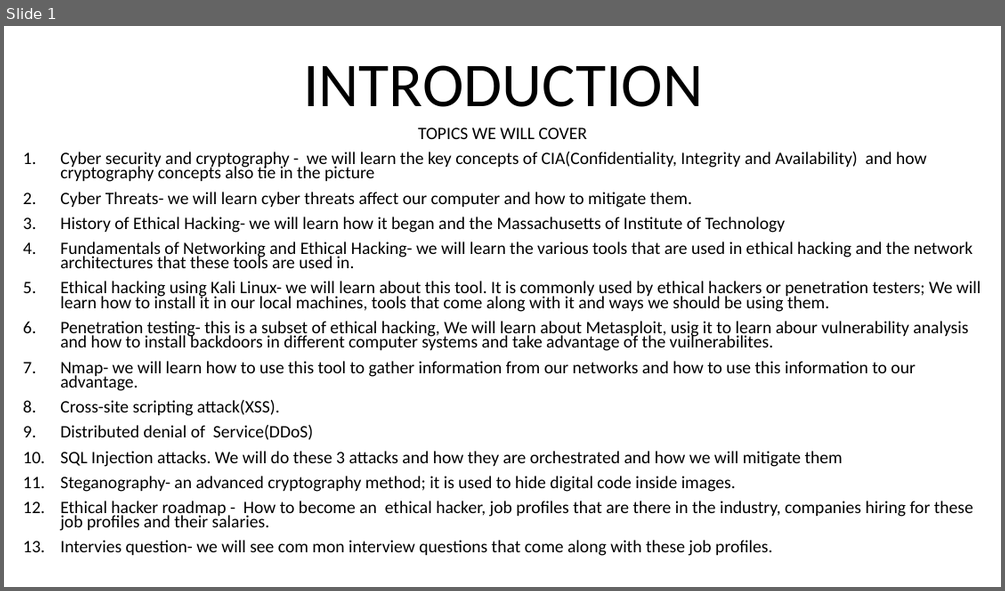
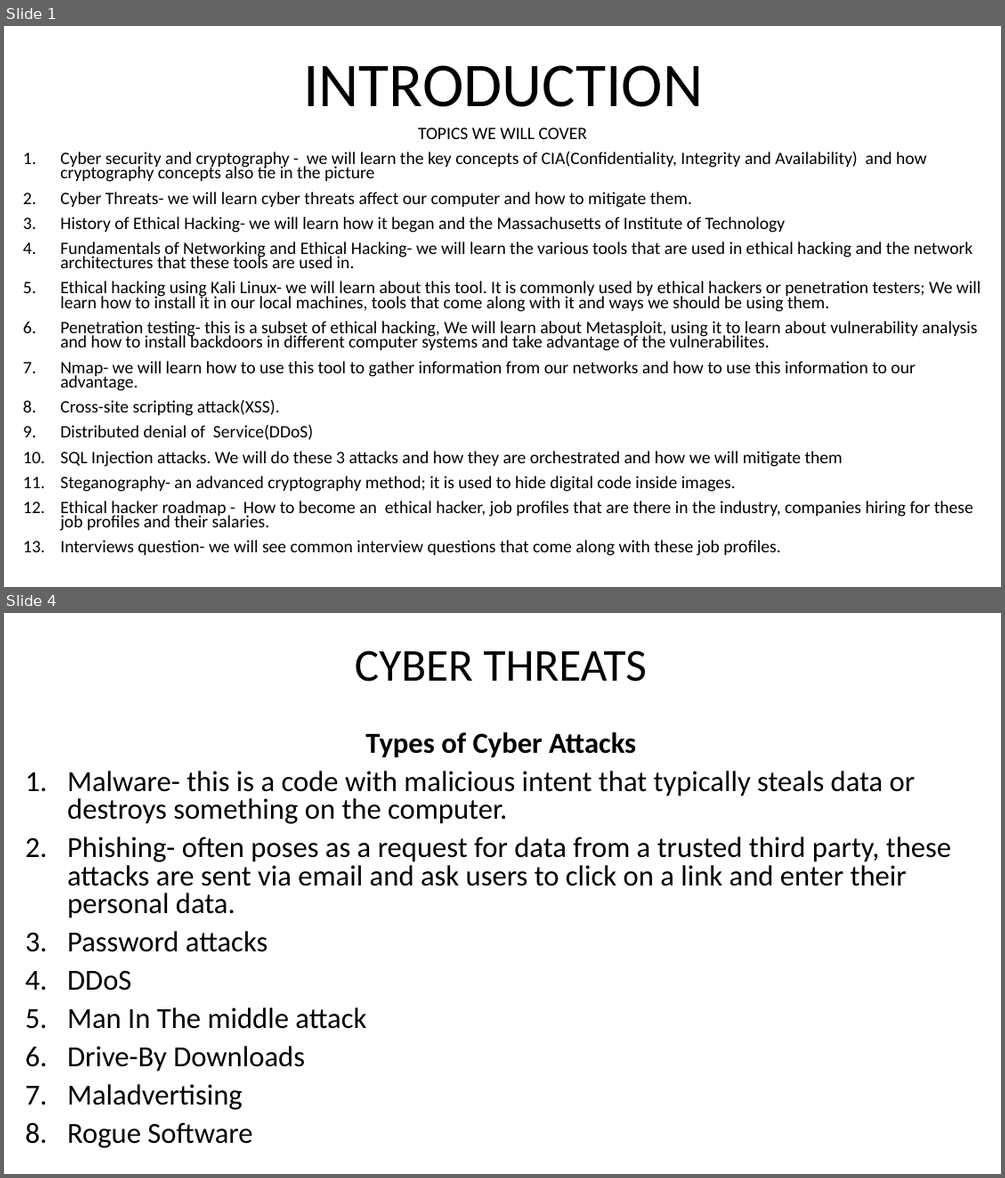
Before and after one commit to debrahnyatichi/Ethical-Hacking, a slide deck: Ethical Hacking notes.pptx. Shown one above the other, each under a label of ours: slide 1 before the commit, slides 1 and 4 after it; the slides between them are not shown. The pictures are 1005x591 and 1005x1178 pixels, drawn with LibreOffice and Linux fonts; fonts in the diff are those of the drawing. Boxes give left, top, right and bottom in pixels: in the first picture for what was removed or moved away, otherwise in the second. Text is boxed around its words. In the diff, an @@ line names an element or a change of style, - is before the commit and + after.

Commit message:
Basics of CyberSecurity

```diff
--- a/Ethical Hacking notes.pptx
+++ b/Ethical Hacking notes.pptx
@@ slide 4 added at box(4, 613, 1001, 1174), background #FFFFFF @@
@@ title added at box(355, 650, 647, 682), 44 pt, text #000000 @@
+CYBER THREATS
@@ text added at box(67, 732, 951, 1148), 28 pt, text #000000 @@
+Types of Cyber Attacks
+1. Malware- this is a code with malicious intent that typically steals data or destroys something on the computer.
+2. Phishing- often poses as a request for data from a trusted third party, these attacks are sent via email and ask users to click on a link and enter their personal data.
+3. Password attacks
+4. DDoS
+5. Man In The middle attack
+6. Drive-By Downloads
+7. Maladvertising
+8. Rogue Software
@@ slide 1 changed as well @@
@@ subtitle at box(60, 321, 977, 351): text changed @@
-6. Penetration testing- this is a subset of ethical hacking, We will learn about Metasploit, usig it to learn abour vulnerability analysis and how to install backdoors in different computer systems and take advantage of the vuilnerabilites.
+6. Penetration testing- this is a subset of ethical hacking, We will learn about Metasploit, using it to learn about vulnerability analysis and how to install backdoors in different computer systems and take advantage of the vulnerabilites.
@@ subtitle at box(60, 540, 780, 556): text changed @@
-13. Intervies question- we will see com mon interview questions that come along with these job profiles.
+13. Interviews question- we will see common interview questions that come along with these job profiles.
```
Also in this commit, not shown: 1 other slide changed, 1 other slide added.
